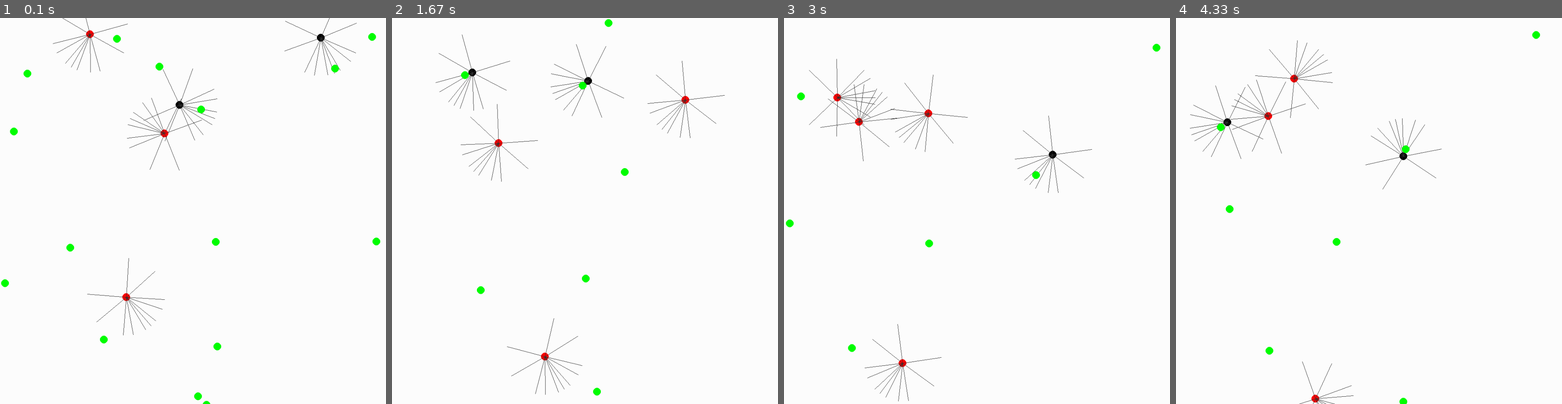
Above: before the commit, frames 1-4 (left to right).
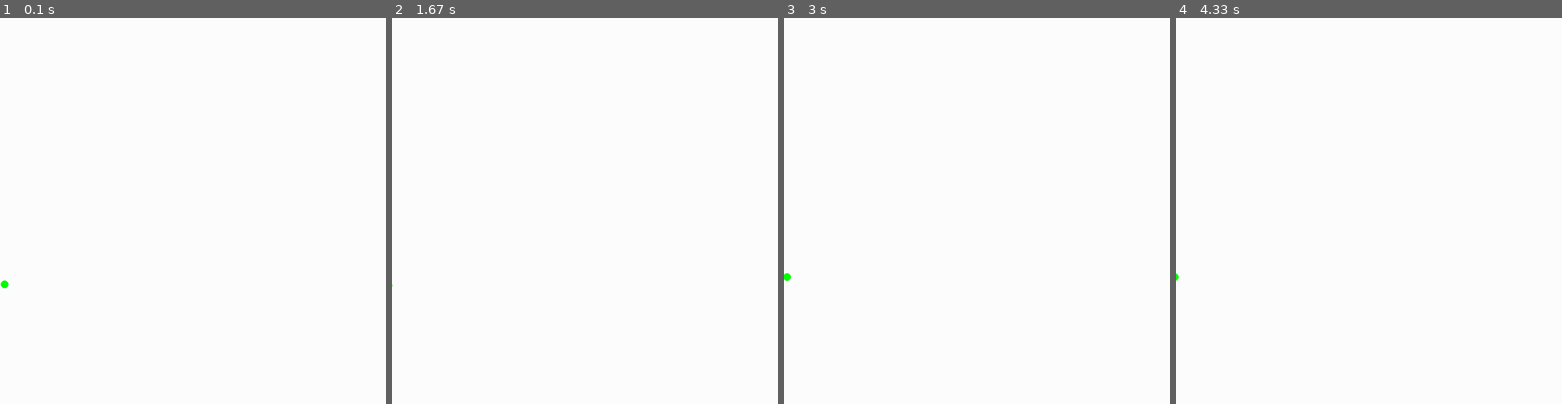
Above: after the commit, the same moments.

Repository: Florian-DELRIEU/IA-PreyPredators
Game: pygame game, started from main.py
The game is run twice, just before and just after one commit, with the same random seed, the same clock (stepped at 60 frames per second) and the same inputs.
Inputs:
- Up to frame 1 (0.1 s): no input
- Up to frame 2 (1.67 s): no input
- Up to frame 3 (3 s): no input
- Up to frame 4 (4.33 s): no input

The runs differ from the first frame. In frame 1, 1.5% of the frame differs, in the area x 0-99%, y 0-100%; in frame 2, 1.3%; in frame 3, 1.3%; in frame 4, 1.2%.

Commit message:
[0.16] - Split and Bite - add split and bite function

Diff:
--- a/classes.py
+++ b/classes.py
@@ -24,7 +24,7 @@
         self.rays_angles = []
         self.detect_range = 100
         self.target = None
-        self.energy = 10
+        self.energy = 100
         if self.is_predator : Predators.append(self)
         if not self.is_predator : Preys.append(self)
 
@@ -60,7 +60,7 @@
             method = "predator"
         self.iteration += 1
         #self.keep_in_screen()
-        loop_iteration = random.randint(50,60)
+        loop_iteration = random.randint(0,10)
         if method == "random":
             self.x += self.speed * np.cos(self.direction)
             self.y += self.speed * np.sin(self.direction)
@@ -71,13 +71,26 @@
             self.iteration = 0
             self.x += self.speed * np.cos(self.direction)
             self.y += self.speed * np.sin(self.direction)
+        if self.is_predator : self.gain_energy(-0.1)
+        if not self.is_predator : self.gain_energy(1)
 
     def gain_energy(self,ammont):
         self.energy += ammont
+        if self.energy <= 0: self.die()
+        if self.energy >= 1000: self.split()
+
 
     def die(self):
-        if self.is_predator: Predators.__delitem__(Predators.index(self))
-        if not self.is_predator: Preys.__delitem__(Preys.index(self))
+        if self in Predators    : Predators.__delitem__(Predators.index(self))
+        if self in Preys        : Preys.__delitem__(Preys.index(self))
+
+    def split(self):
+        blob(self.x,self.y,None,self.is_predator)
+        self.energy -= 500
+
+    def bite(self,target):
+        target.energy -= 10000
+        self.energy += 500
 
     def create_rays(self):
         """
@@ -120,8 +133,7 @@
                         self.direction = self.rays_angles[i]
                     # Verifié si contact avec la proie
                     if distance <= self.size:
-                        prey.color = GREY
-                        prey.gain_energy(-10000)
+                        self.bite(prey)
         self.target = closest_prey
         # Changement de couleur si proie detecté
         if self.target is None: self.color = RED
--- a/main.py
+++ b/main.py
@@ -4,8 +4,8 @@
 from classes import blob,Preys,Predators
 
 # Blobs
-for _ in range (15): blob(None,None,None,False)
-for _ in range (5): blob(None,None,None,True)
+for _ in range (1): blob(None,None,None,False)
+for _ in range (0): blob(None,None,None,True)
 
 # Boucle principale
 running = True
